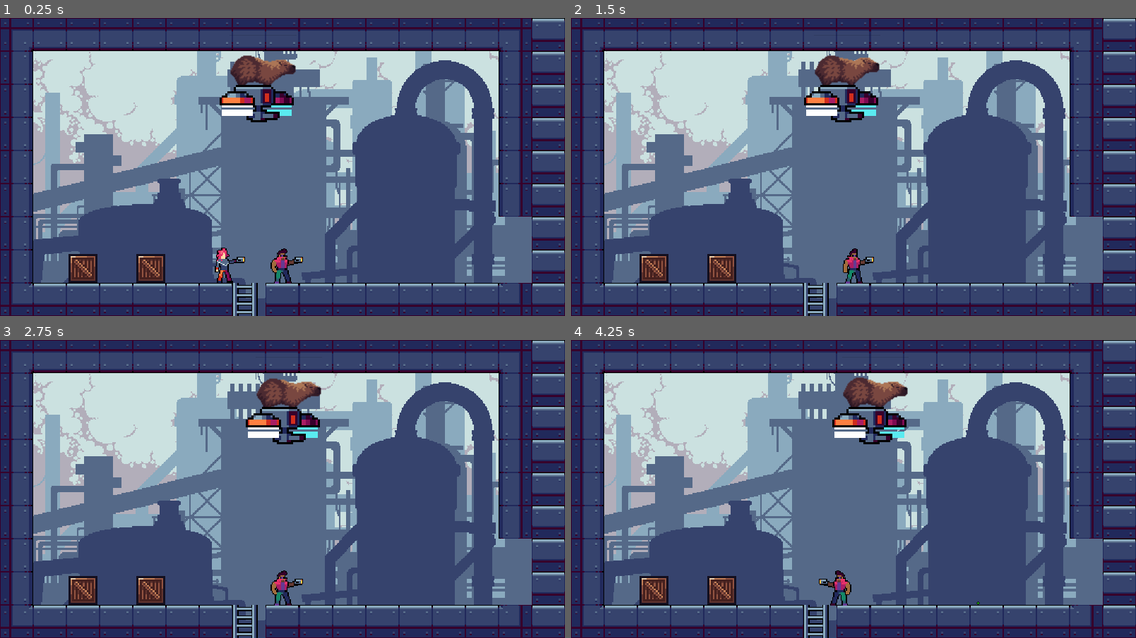
Above: before the commit, frames 1-4 (two rows, left to right).
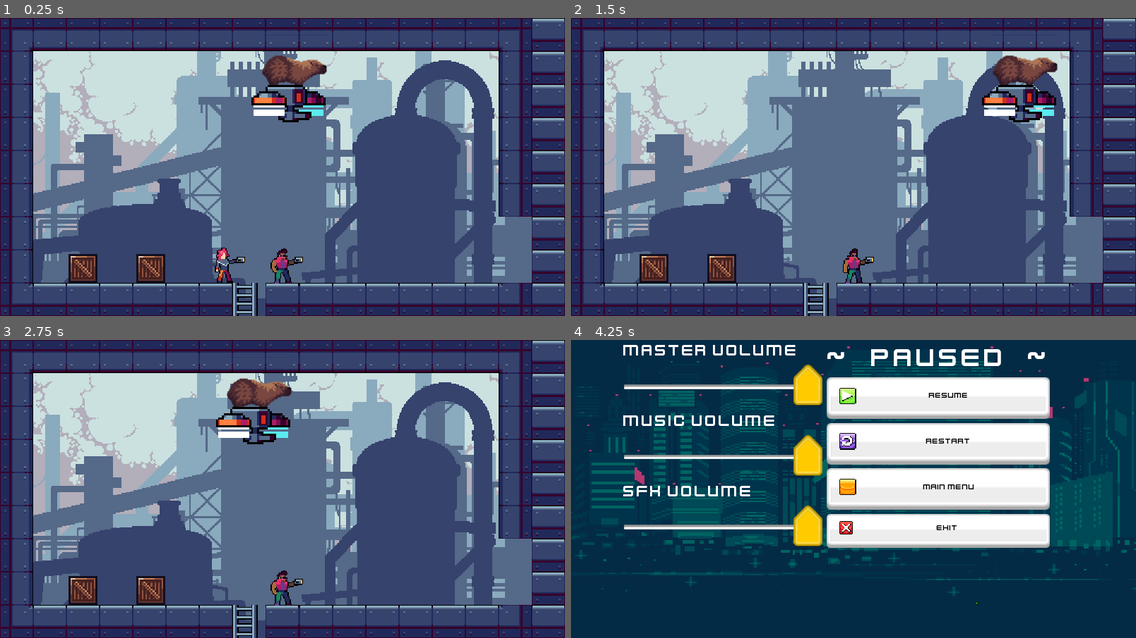
Above: after the commit, the same moments.

Repository: Pepereiram/carpincho-repo
Game: Godot game, scene res://Scenes/Levels/boss_lvl0.tscn
Two runs of this game, one before a commit and one after it. Both use one fixed random seed, a clock stepped at 60 frames per second and the inputs below. This scene is started directly instead of the project's main scene.
Inputs:
- Up to frame 1 (0.25 s): no input
- Up to frame 2 (1.5 s): hold D (move_right) from 0.53 s (still down); tap Down (apuntar_abajo2) at 0.6 s; tap W (apuntar_arriba) at 0.77 s; tap Up (apuntar_arriba2) at 1.35 s
- Up to frame 3 (2.75 s): tap W (apuntar_arriba) at 1.52 s; release D (move_right) at 2.03 s; hold A (move_left) from 2.03 s (still down); tap C (lanzar1) at 2.1 s
- Up to frame 4 (4.25 s): release A (move_left) at 2.78 s; hold D (move_right) from 2.78 s (still down); tap . (lanzar2) at 2.85 s; tap W (apuntar_arriba) at 3.02, 3.77 s; tap Left (move_left2) at 3.6 s; tap Escape (pauseMenu) at 4.15 s

The runs differ from the first frame. In frame 1, 2.8% of the frame differs, in the area x 38-58%, y 12-35%; in frame 2, 3.7%; in frame 3, 2.7%; in frame 4, 99%, in the area x 0-100%, y 0-100%.

Commit message:
Carpunkcho version devlog 8

Diff:
--- a/project/Scenes/Entities/Carpincho.gd
+++ b/project/Scenes/Entities/Carpincho.gd
@@ -1,7 +1,7 @@
 extends KinematicBody2D
 
 var hp = 3
-export var speed = 10
+export var speed = 150
 var acceleration = 50
 var velocity = Vector2()
 var direction = 1
@@ -38,10 +38,8 @@
 	if velocity.x == 0:
 		playback.travel("idle")
 	elif velocity.x > 0:
-		print("derecha")
 		playback.travel("move_right")
 	else:
-		print("izquierda")
 		playback.travel("move_left")
 
 
--- a/project/Scenes/Entities/Carpincho.tscn
+++ b/project/Scenes/Entities/Carpincho.tscn
@@ -824,7 +824,7 @@
 texture = ExtResource( 1 )
 hframes = 9
 vframes = 9
-frame = 16
+frame = 9
 
 [node name="drone" type="Sprite" parent="Pivot"]
 position = Vector2( -6, 35 )
@@ -834,10 +834,9 @@
 
 [node name="explosion" type="Sprite" parent="Pivot"]
 position = Vector2( -5, 43 )
-texture = ExtResource( 1 )
-hframes = 9
+texture = ExtResource( 7 )
+hframes = 10
 vframes = 9
-frame = 21
 
 [node name="spawn" type="Position2D" parent="Pivot"]
 position = Vector2( 9, 51 )
--- a/project/Scenes/Levels/boss_lvl0.tscn
+++ b/project/Scenes/Levels/boss_lvl0.tscn
@@ -7,6 +7,8 @@
 [ext_resource path="res://Scenes/Props/Goal.tscn" type="PackedScene" id=5]
 [ext_resource path="res://Scenes/Props/wood_box.tscn" type="PackedScene" id=6]
 [ext_resource path="res://assets/sprites/Industrial Assets/2 Background/Background.png" type="Texture" id=7]
+[ext_resource path="res://Scenes/Music/BossLevelMusic.tscn" type="PackedScene" id=8]
+[ext_resource path="res://menu/PauseMenu/PauseMenu.tscn" type="PackedScene" id=9]
 
 [node name="boss_lvl1" type="Node2D"]
 
@@ -45,3 +47,12 @@
 
 [node name="Box2" parent="." instance=ExtResource( 6 )]
 position = Vector2( 80, 243 )
+
+[node name="BossLevelMusic" parent="." instance=ExtResource( 8 )]
+
+[node name="PauseMenu" parent="." instance=ExtResource( 9 )]
+visible = false
+margin_left = 50.0
+margin_top = 2.0
+margin_right = 464.0
+margin_bottom = 202.0
--- a/project/Scenes/Levels/boss_lvl1.tscn
+++ b/project/Scenes/Levels/boss_lvl1.tscn
@@ -1,10 +1,12 @@
-[gd_scene load_steps=6 format=2]
+[gd_scene load_steps=8 format=2]
 
 [ext_resource path="res://Scenes/Levels/Tiles/tiles.tres" type="TileSet" id=1]
 [ext_resource path="res://Scenes/Entities/NewPlayer/NewPlayer1.tscn" type="PackedScene" id=2]
 [ext_resource path="res://Scenes/Entities/NewPlayer/NewPlayer2.tscn" type="PackedScene" id=3]
 [ext_resource path="res://Scenes/Entities/Carpincho.tscn" type="PackedScene" id=4]
 [ext_resource path="res://assets/sprites/Industrial Assets/2 Background/Background.png" type="Texture" id=5]
+[ext_resource path="res://menu/PauseMenu/PauseMenu.tscn" type="PackedScene" id=6]
+[ext_resource path="res://Scenes/Music/BossLevelMusic.tscn" type="PackedScene" id=7]
 
 [node name="boss_lvl1" type="Node2D"]
 
@@ -35,3 +37,12 @@
 [node name="Background" type="Sprite" parent="ParallaxBackground"]
 position = Vector2( 280, 136 )
 texture = ExtResource( 5 )
+
+[node name="PauseMenu" parent="." instance=ExtResource( 6 )]
+visible = false
+margin_left = 58.0
+margin_top = -1.0
+margin_right = 472.0
+margin_bottom = 199.0
+
+[node name="BossLevelMusic" parent="." instance=ExtResource( 7 )]
--- a/project/Scenes/Levels/escape_lvl1.tscn
+++ b/project/Scenes/Levels/escape_lvl1.tscn
@@ -14,6 +14,7 @@
 [ext_resource path="res://assets/sprites/Industrial Assets/3 Objects/1.png" type="Texture" id=12]
 [ext_resource path="res://assets/sprites/Industrial Assets/4 Animated objects/Screen2.png" type="Texture" id=13]
 [ext_resource path="res://assets/sprites/Industrial Assets/2 Background/1.png" type="Texture" id=14]
+[ext_resource path="res://Scenes/Music/EscapeLevelMusic.tscn" type="PackedScene" id=15]
 
 [node name="escape_lvl1" type="Node2D"]
 script = ExtResource( 4 )
@@ -118,3 +119,5 @@
 margin_top = 1.0
 margin_right = 468.0
 margin_bottom = 201.0
+
+[node name="EscapeLevelMusic" parent="." instance=ExtResource( 15 )]
--- a/project/Scenes/Levels/escape_lvl2.tscn
+++ b/project/Scenes/Levels/escape_lvl2.tscn
@@ -10,6 +10,8 @@
 [ext_resource path="res://Scenes/Props/level_script.gd" type="Script" id=8]
 [ext_resource path="res://Scenes/Props/final_door.tscn" type="PackedScene" id=9]
 [ext_resource path="res://assets/sprites/Industrial Assets/2 Background/1.png" type="Texture" id=10]
+[ext_resource path="res://menu/PauseMenu/PauseMenu.tscn" type="PackedScene" id=11]
+[ext_resource path="res://Scenes/Music/EscapeLevelMusic.tscn" type="PackedScene" id=12]
 
 [node name="escape_lvl2" type="Node2D"]
 script = ExtResource( 8 )
@@ -96,3 +98,12 @@
 
 [node name="NewPlayer" parent="." instance=ExtResource( 5 )]
 position = Vector2( 48, 144 )
+
+[node name="PauseMenu" parent="." instance=ExtResource( 11 )]
+visible = false
+margin_left = 50.0
+margin_top = -1.0
+margin_right = 464.0
+margin_bottom = 199.0
+
+[node name="EscapeLevelMusic" parent="." instance=ExtResource( 12 )]
--- a/project/Scenes/Levels/escape_lvl3.tscn
+++ b/project/Scenes/Levels/escape_lvl3.tscn
@@ -9,6 +9,8 @@
 [ext_resource path="res://Scenes/Props/final_door.tscn" type="PackedScene" id=7]
 [ext_resource path="res://assets/music/cyberpunk city 2 files/Environmet/props/banner-e/banner-e2.png" type="Texture" id=8]
 [ext_resource path="res://assets/sprites/Industrial Assets/2 Background/1.png" type="Texture" id=9]
+[ext_resource path="res://menu/PauseMenu/PauseMenu.tscn" type="PackedScene" id=10]
+[ext_resource path="res://Scenes/Music/EscapeLevelMusic.tscn" type="PackedScene" id=11]
 
 [node name="escape_lvl3" type="Node2D"]
 script = ExtResource( 6 )
@@ -62,3 +64,12 @@
 
 [node name="pj2" parent="." instance=ExtResource( 3 )]
 position = Vector2( 304, 240 )
+
+[node name="PauseMenu" parent="." instance=ExtResource( 10 )]
+visible = false
+margin_left = 68.0
+margin_top = 1.0
+margin_right = 482.0
+margin_bottom = 201.0
+
+[node name="EscapeLevelMusic" parent="." instance=ExtResource( 11 )]
--- a/project/Scenes/Levels/escape_lvl4.tscn
+++ b/project/Scenes/Levels/escape_lvl4.tscn
@@ -10,6 +10,8 @@
 [ext_resource path="res://Scenes/Props/final_door.tscn" type="PackedScene" id=8]
 [ext_resource path="res://Scenes/Props/acid.tscn" type="PackedScene" id=9]
 [ext_resource path="res://assets/sprites/Industrial Assets/2 Background/1.png" type="Texture" id=10]
+[ext_resource path="res://menu/PauseMenu/PauseMenu.tscn" type="PackedScene" id=11]
+[ext_resource path="res://Scenes/Music/EscapeLevelMusic.tscn" type="PackedScene" id=12]
 
 [node name="escape_lvl4" type="Node2D"]
 script = ExtResource( 7 )
@@ -88,3 +90,11 @@
 
 [node name="acid10" parent="acidd" instance=ExtResource( 9 )]
 position = Vector2( 200, 216 )
+
+[node name="PauseMenu" parent="." instance=ExtResource( 11 )]
+visible = false
+margin_left = 56.0
+margin_right = 470.0
+margin_bottom = 200.0
+
+[node name="EscapeLevelMusic" parent="." instance=ExtResource( 12 )]
--- a/project/Scenes/Levels/escape_lvl5.tscn
+++ b/project/Scenes/Levels/escape_lvl5.tscn
@@ -10,6 +10,8 @@
 [ext_resource path="res://Scenes/Props/death_zone.tscn" type="PackedScene" id=8]
 [ext_resource path="res://Scenes/Props/acid.tscn" type="PackedScene" id=9]
 [ext_resource path="res://assets/sprites/Industrial Assets/2 Background/1.png" type="Texture" id=10]
+[ext_resource path="res://menu/PauseMenu/PauseMenu.tscn" type="PackedScene" id=11]
+[ext_resource path="res://Scenes/Music/EscapeLevelMusic.tscn" type="PackedScene" id=12]
 
 [node name="escape_lvl6" type="Node2D"]
 
@@ -160,3 +162,10 @@
 
 [node name="acid20" parent="acidd" instance=ExtResource( 9 )]
 position = Vector2( 376, 216 )
+
+[node name="PauseMenu" parent="." instance=ExtResource( 11 )]
+margin_left = 48.0
+margin_right = 462.0
+margin_bottom = 200.0
+
+[node name="EscapeLevelMusic" parent="." instance=ExtResource( 12 )]
--- /dev/null
+++ b/project/Scenes/Music/BossLevelMusic.tscn
@@ -0,0 +1,8 @@
+[gd_scene load_steps=2 format=2]
+
+[ext_resource path="res://assets/music/Space Music Pack/battle.wav" type="AudioStream" id=1]
+
+[node name="BossLevelMusic" type="AudioStreamPlayer"]
+stream = ExtResource( 1 )
+autoplay = true
+bus = "BGM"
--- /dev/null
+++ b/project/Scenes/Music/EscapeLevelMusic.tscn
@@ -0,0 +1,8 @@
+[gd_scene load_steps=2 format=2]
+
+[ext_resource path="res://assets/music/Space Music Pack/meet-the-princess.wav" type="AudioStream" id=1]
+
+[node name="EscapeLevelMusic" type="AudioStreamPlayer"]
+stream = ExtResource( 1 )
+autoplay = true
+bus = "BGM"
--- a/project/default_bus_layout.tres
+++ b/project/default_bus_layout.tres
@@ -1,11 +1,12 @@
 [gd_resource type="AudioBusLayout" format=2]
 
 [resource]
+bus/0/volume_db = -3.32682
 bus/1/name = "BGM"
 bus/1/solo = false
 bus/1/mute = false
 bus/1/bypass_fx = false
-bus/1/volume_db = -0.130497
+bus/1/volume_db = -10.5185
 bus/1/send = "Master"
 bus/2/name = "SFX"
 bus/2/solo = false
--- a/project/menu/PauseMenu/PauseMenu.gd
+++ b/project/menu/PauseMenu/PauseMenu.gd
@@ -7,6 +7,7 @@
 onready var master_volume = $"%MasterS"
 onready var music_volume = $"%MusicS"
 onready var sfx_volume = $"%sfxS"
+onready var bgm = $AudioStreamPlayer
 
 func _ready():
 	resume.connect("pressed",self, "_on_resume_pressed")
@@ -16,23 +17,31 @@
 	master_volume.connect("value_changed", self, "_on_masterV_value_changed")
 	music_volume.connect("value_changed", self, "_on_musicV_value_changed")
 	sfx_volume.connect("value_changed", self, "_on_sfxV_value_changed")
+	bgm.stop()
 	hide()
 
 func _input(event):
 	if event.is_action_pressed("pauseMenu"):
+		if bgm.playing:
+			bgm.stop()
+		else:
+			bgm.play()
 		visible = !visible
 		get_tree().paused = visible
 
 func _on_resume_pressed():
+	bgm.stop()
 	hide()
 	get_tree().paused = false
 
 
 func _on_restart_pressed():
+	bgm.stop()
 	get_tree().reload_current_scene()
 	get_tree().paused = false
 
 func _on_main_menu_pressed():
+	bgm.stop()
 	get_tree().paused = false
 	get_tree().change_scene("res://menu/Mainmenu.tscn")
 
--- a/project/menu/PauseMenu/PauseMenu.tscn
+++ b/project/menu/PauseMenu/PauseMenu.tscn
@@ -41,7 +41,6 @@
 
 [node name="AudioStreamPlayer" type="AudioStreamPlayer" parent="."]
 stream = ExtResource( 6 )
-autoplay = true
 bus = "BGM"
 
 [node name="HBoxContainer" type="HBoxContainer" parent="."]
Not shown: 1 places in project/Scenes/Levels/boss_lvl0.tscn that only renumber resources
Not shown: 1 places in project/Scenes/Levels/escape_lvl1.tscn that only renumber resources
Not shown: 1 places in project/Scenes/Levels/escape_lvl2.tscn that only renumber resources
Not shown: 1 places in project/Scenes/Levels/escape_lvl3.tscn that only renumber resources
Not shown: 1 places in project/Scenes/Levels/escape_lvl4.tscn that only renumber resources
Not shown: 1 places in project/Scenes/Levels/escape_lvl5.tscn that only renumber resources
Not shown, removed: project/assets/music/COLORALPHA 50 Menu Interface SFX/MP3/MI_SFX 01.mp3.import
Not shown, removed: project/assets/music/COLORALPHA 50 Menu Interface SFX/MP3/MI_SFX 02.mp3.import
Not shown, removed: project/assets/music/COLORALPHA 50 Menu Interface SFX/MP3/MI_SFX 03.mp3.import
Not shown, removed: project/assets/music/COLORALPHA 50 Menu Interface SFX/MP3/MI_SFX 04.mp3.import
Not shown, removed: project/assets/music/COLORALPHA 50 Menu Interface SFX/MP3/MI_SFX 05.mp3.import
Not shown, removed: project/assets/music/COLORALPHA 50 Menu Interface SFX/MP3/MI_SFX 06.mp3.import
(and 568 more such lines)
